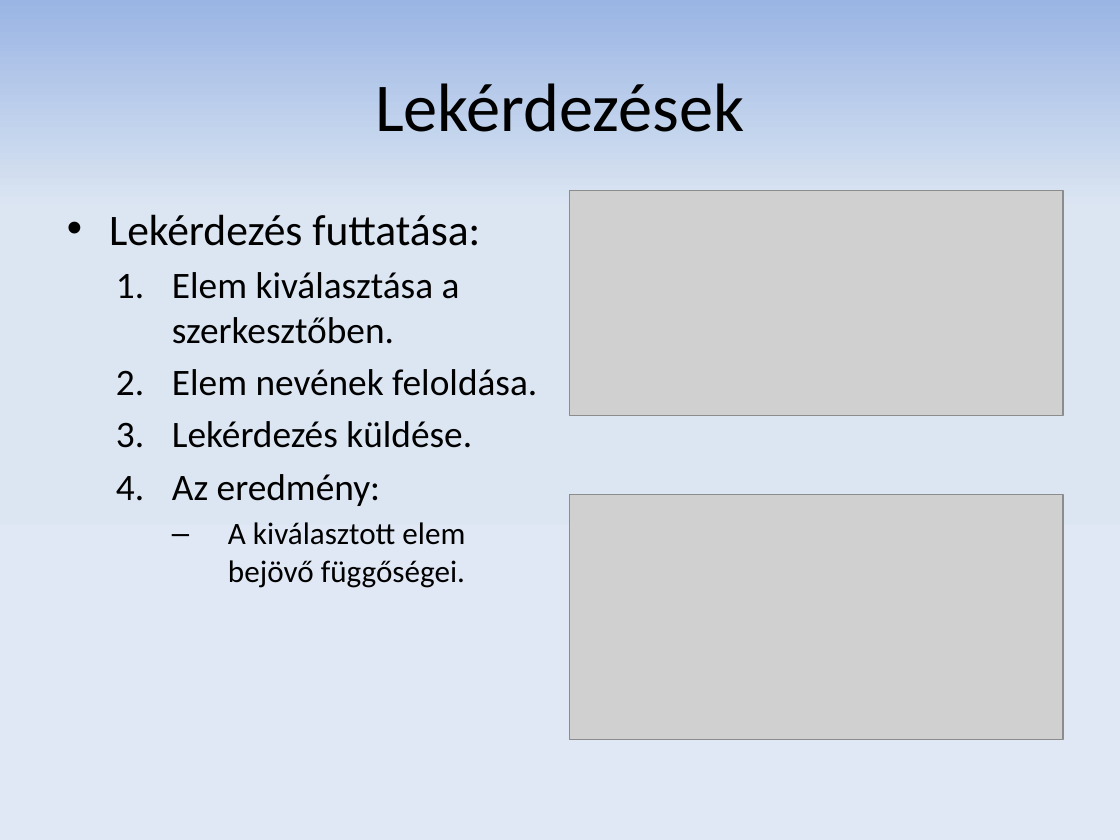
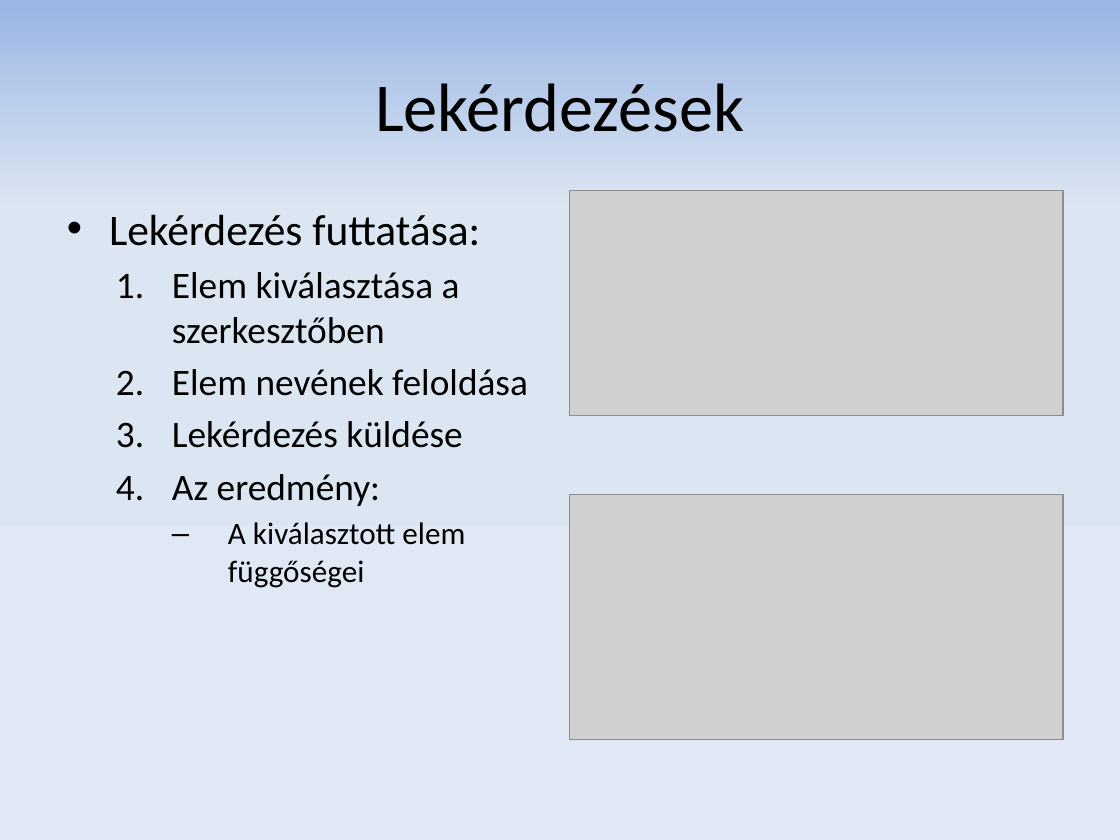
Before and after one commit to donat/incquery-deps, a slide deck: slide 7 of incquery-deps-documentation/presentation/tdk_pres_hu_v2.pptx. Drawn at 1120x840 pixels with LibreOffice and Linux fonts; fonts in the diff are those of the drawing; grey boxes stand for pictures. Boxes give left, top, right and bottom in pixels: in the first picture for what was removed or moved away, otherwise in the second. Text is boxed around its words. In the diff, an @@ line names an element or a change of style, - is before the commit and + after.

```diff
--- a/incquery-deps-documentation/presentation/tdk_pres_hu_v2.pptx
+++ b/incquery-deps-documentation/presentation/tdk_pres_hu_v2.pptx
@@ text at [172, 272, 528, 448]: text changed @@
-    1. Elem kiválasztása a szerkesztőben.
-    2. Elem nevének feloldása.
-    3. Lekérdezés küldése.
+    1. Elem kiválasztása a szerkesztőben
+    2. Elem nevének feloldása
+    3. Lekérdezés küldése
@@ text at [228, 522, 465, 588]: text changed @@
-      – A kiválasztott elem bejövő függőségei.
+      – A kiválasztott elem függőségei
```
Also in this commit, not shown: 9 other slides changed, 2 slides added, 1 slide removed.
